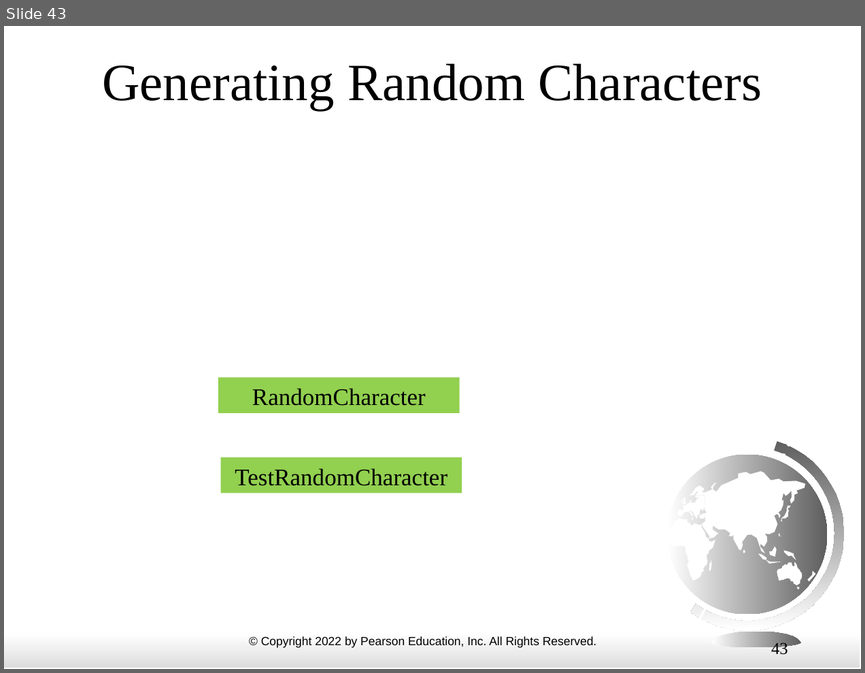
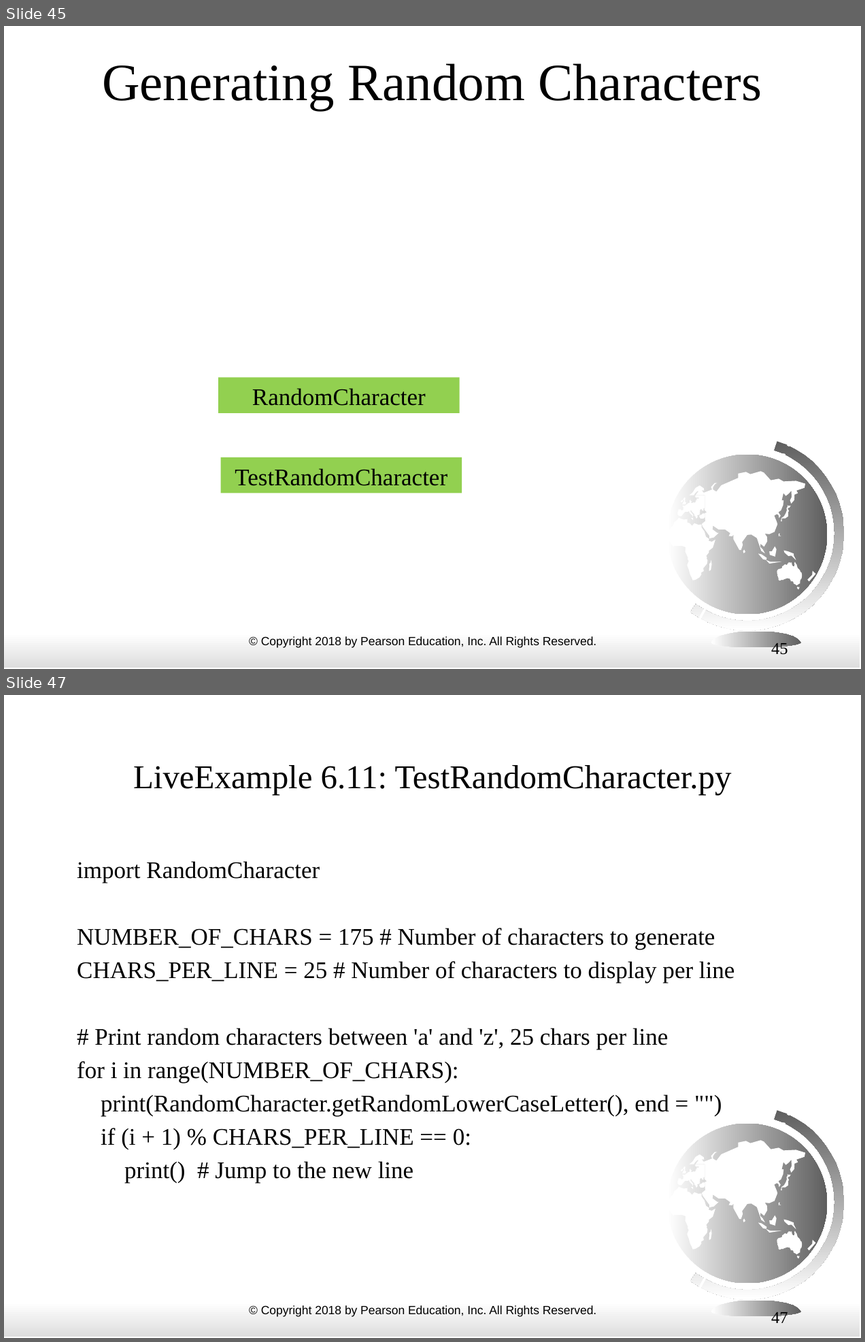
Before and after one commit to alp1991/ECE3_FALL24, a slide deck: ppt_slides/06 functions.pptx. Shown one above the other, each under a label of ours: slide 43 before the commit, slides 45 and 47 after it; the slides between them are not shown. The pictures are 865x673 and 865x1342 pixels, drawn with LibreOffice and Linux fonts; fonts in the diff are those of the drawing. Boxes give left, top, right and bottom in pixels: in the first picture for what was removed or moved away, otherwise in the second. Text is boxed around its words. In the diff, an @@ line names an element or a change of style, - is before the commit and + after.

```diff
--- a/ppt_slides/06 functions.pptx
+++ b/ppt_slides/06 functions.pptx
@@ slide 47 added at bbox=[4, 695, 861, 1338], background #FFFFFF; not listed: 26 template elements that a slide beside it also shows @@
@@ title added at bbox=[133, 765, 732, 795], 28 pt, text #000000 @@
+LiveExample 6.11: TestRandomCharacter.py
@@ text added at bbox=[77, 861, 734, 1183], 20 pt, text #000000 @@
+import RandomCharacter
+NUMBER_OF_CHARS = 175 # Number of characters to generate
+CHARS_PER_LINE = 25 # Number of characters to display per line
+# Print random characters between 'a' and 'z', 25 chars per line
+for i in range(NUMBER_OF_CHARS):
+print(RandomCharacter.getRandomLowerCaseLetter(), end = "")
+if (i + 1) % CHARS_PER_LINE == 0:
+print() # Jump to the new line
@@ page number added at bbox=[771, 1311, 788, 1326], 14 pt, text #000000 @@
+47
@@ what was slide 43 is now slide 45 @@
@@ slide 45 changed as well @@
@@ text at bbox=[261, 636, 597, 648]: text changed @@
-© Copyright 2022 by Pearson Education, Inc. All Rights Reserved.
+© Copyright 2018 by Pearson Education, Inc. All Rights Reserved.
@@ page number at bbox=[771, 643, 788, 657]: text changed @@
-43
+45
```
Also in this commit, not shown: 55 other slides changed, 11 other slides added.
